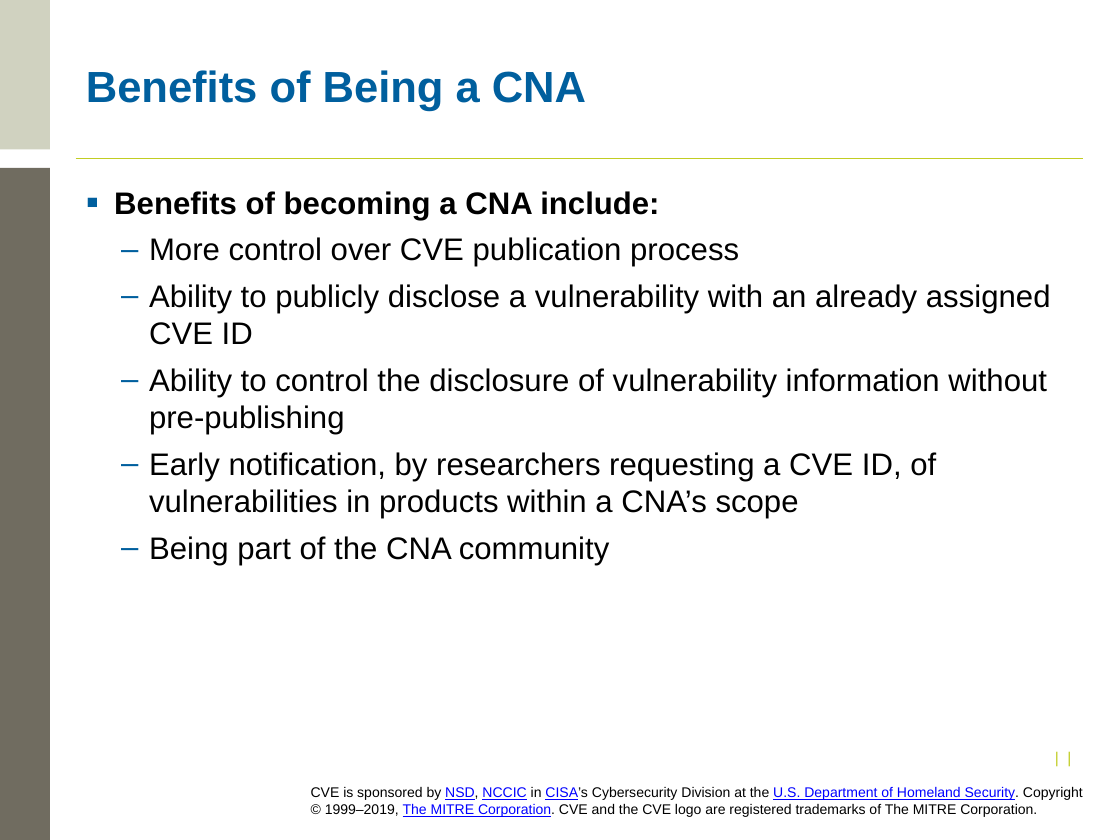
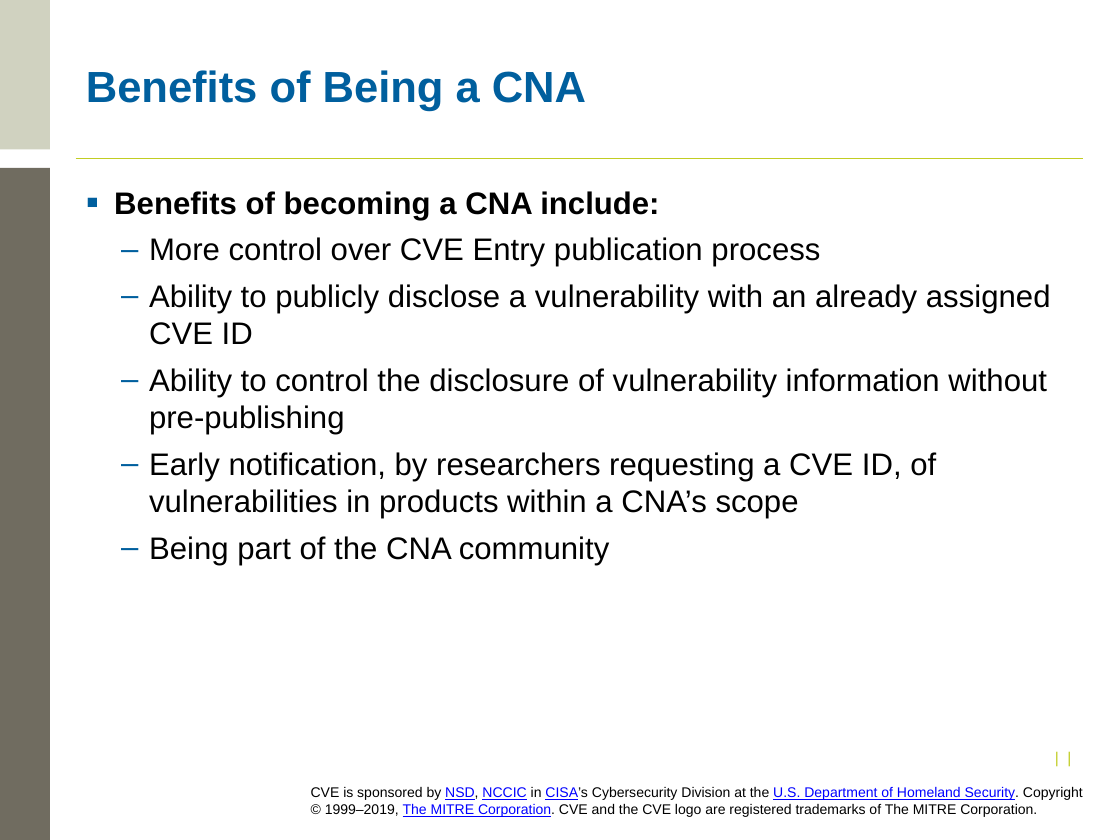
Before and after one commit to CVEProject/cveproject.github.io, a slide deck: slide 5 of docs/cna/Becoming_a_CNA.pptx. Drawn at 1120x840 pixels with LibreOffice and Linux fonts; fonts in the diff are those of the drawing; background and template pictures are left out. Boxes give left, top, right and bottom in pixels: in the first picture for what was removed or moved away, otherwise in the second. Text is boxed around its words. In the diff, an @@ line names an element or a change of style, - is before the commit and + after.

Commit message:
Upload Becoming_a_CNA.pptx
New template, Program Root terminology updates, other minor typos and fixes

```diff
--- a/docs/cna/Becoming_a_CNA.pptx
+++ b/docs/cna/Becoming_a_CNA.pptx
@@ text at (x1=149, y1=237, x2=820, y2=267): text changed @@
-  – More control over CVE publication process
+  – More control over CVE Entry publication process
```
Also in this commit, not shown: 6 other slides changed.
